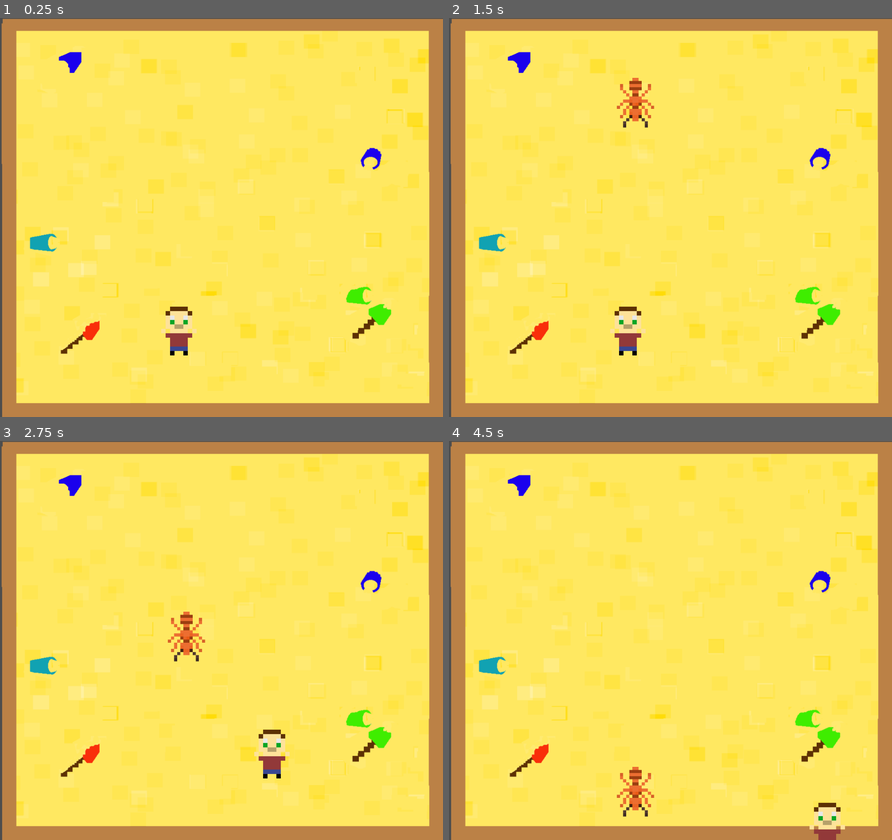
Above: before the commit, frames 1-4 (two rows, left to right).
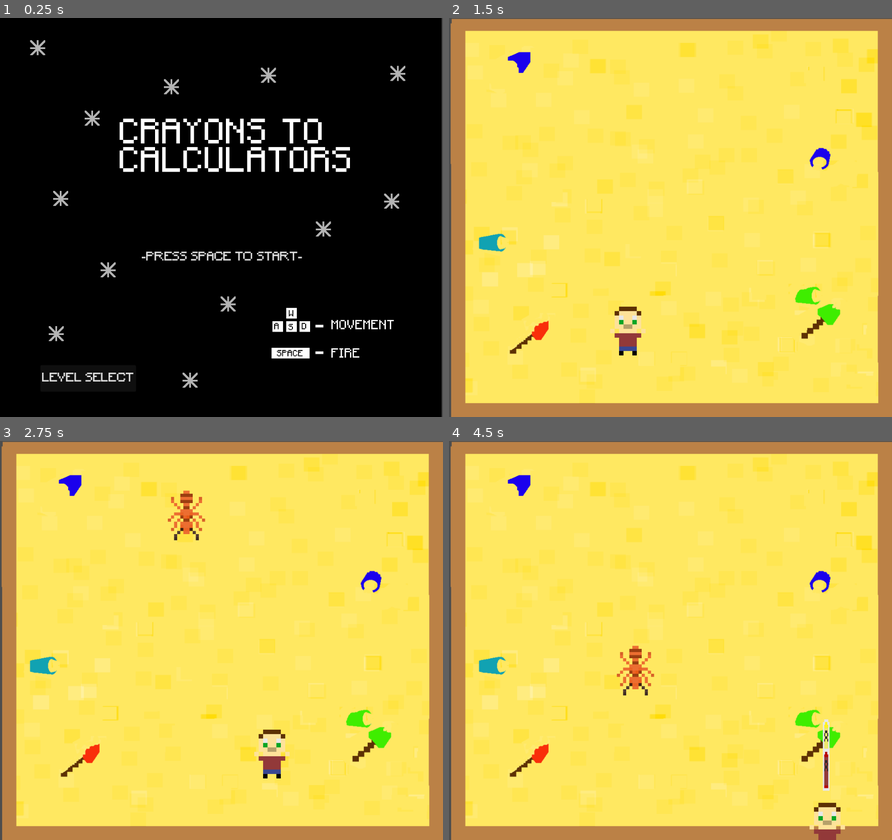
Above: after the commit, the same moments.

Repository: nsriv531/social-rejects-destinking
Game: Godot game, scene res://scenes/main_menu.tscn
Same seed, same stepped clock (60 frames per second), same inputs: the game is played once before the commit and once after it. Before the commit the project starts from res://scenes/world.tscn.
Inputs (mouse positions are in pixels of both pictures, inside the frame that each line leads up to):
- Up to frame 1 (0.25 s): no input
- Up to frame 2 (1.5 s): click (537, 377) at 0.5 s, where only the run after the commit has a clickable "LEVEL SELECT"; click (533, 161) at 1.27 s
- Up to frame 3 (2.75 s): hold Right (right) from 2.03 s (still down); hold Space (shoot) from 2.03 s (still down)
- Up to frame 4 (4.5 s): release Right (right) at 2.78 s; release Space (shoot) at 2.78 s; hold S (down) 2.78-3.53 s; tap Space (shoot) at 2.85, 4.35 s; hold Right (right) 3.53-4.28 s; hold Space (shoot) 3.53-4.28 s; hold W (up) from 4.28 s (still down)

The runs differ from the first frame. In frame 1, 100% of the frame differs, in the area x 0-100%, y 0-100%; in frame 2, 0.4%; in frame 3, 0.9%; in frame 4, 1.2%.
Error before the commit: Parse Error: Assignment is not allowed inside an expression. (res://scripts/world.gd:52)

Commit message:
menu back up and shooting works when errors are commented

Diff:
--- a/project.godot
+++ b/project.godot
@@ -11,7 +11,7 @@
 [application]
 
 config/name="Crayons to Calculators"
-run/main_scene="res://scenes/world.tscn"
+run/main_scene="res://scenes/main_menu.tscn"
 config/features=PackedStringArray("4.1", "Mobile")
 config/icon="res://sprites/icon.svg"
 
--- /dev/null
+++ b/scenes/level_select.tscn
@@ -0,0 +1,79 @@
+[gd_scene load_steps=4 format=3 uid="uid://gytlkk1u2ghw"]
+
+[ext_resource type="Script" path="res://scripts/level_select.gd" id="1_yxgqk"]
+[ext_resource type="Texture2D" uid="uid://cd1o8ypj0xqmc" path="res://sprites/level_select.png" id="2_u3yah"]
+[ext_resource type="FontFile" uid="uid://enutowvvlbei" path="res://sprites/Pixel_font.ttf" id="3_kaet2"]
+
+[node name="level_select" type="Control"]
+layout_mode = 3
+anchors_preset = 15
+anchor_right = 1.0
+anchor_bottom = 1.0
+grow_horizontal = 2
+grow_vertical = 2
+script = ExtResource("1_yxgqk")
+
+[node name="LevelSelect" type="Sprite2D" parent="."]
+z_index = 1
+position = Vector2(501, 450)
+texture = ExtResource("2_u3yah")
+
+[node name="L1" type="Button" parent="."]
+layout_mode = 1
+anchors_preset = -1
+offset_left = 41.0
+offset_top = 223.0
+offset_right = 332.0
+offset_bottom = 419.0
+
+[node name="L2" type="Button" parent="."]
+layout_mode = 1
+anchors_preset = -1
+offset_left = 380.0
+offset_top = 217.0
+offset_right = 615.0
+offset_bottom = 417.0
+
+[node name="L3" type="Button" parent="."]
+layout_mode = 1
+anchors_preset = -1
+offset_left = 690.0
+offset_top = 215.0
+offset_right = 925.0
+offset_bottom = 447.0
+
+[node name="L4" type="Button" parent="."]
+layout_mode = 1
+anchors_preset = -1
+offset_left = 224.0
+offset_top = 470.0
+offset_right = 455.0
+offset_bottom = 681.0
+
+[node name="L5" type="Button" parent="."]
+layout_mode = 1
+anchors_preset = -1
+offset_left = 541.0
+offset_top = 468.0
+offset_right = 780.0
+offset_bottom = 709.0
+
+[node name="back_button" type="Button" parent="."]
+z_index = 2
+layout_mode = 1
+anchors_preset = -1
+offset_left = 324.0
+offset_top = 740.0
+offset_right = 631.0
+offset_bottom = 817.0
+theme_override_fonts/font = ExtResource("3_kaet2")
+theme_override_font_sizes/font_size = 27
+text = "BACK TO MAIN MENU"
+
+[connection signal="pressed" from="L1" to="." method="_on_l_1_pressed"]
+[connection signal="pressed" from="L2" to="." method="_on_l_1_pressed"]
+[connection signal="pressed" from="L3" to="." method="_on_l_1_pressed"]
+[connection signal="pressed" from="L4" to="." method="_on_l_1_pressed"]
+[connection signal="pressed" from="L5" to="." method="_on_l_1_pressed"]
+[connection signal="pressed" from="back_button" to="." method="_on_l_1_pressed"]
+[connection signal="pressed" from="back_button" to="." method="_on_back_button_pressed"]
--- a/scenes/main_menu.tscn
+++ b/scenes/main_menu.tscn
@@ -6,6 +6,20 @@
 
 [sub_resource type="GDScript" id="GDScript_m5yw7"]
 script/source = "extends Control
+
+func _physics_process(_delta):
+	if Input.get_action_strength(\"shoot\"):
+		on_button_press()
+
+func on_button_press():
+	get_tree().change_scene_to_file(\"res://scenes/world.tscn\")
+
+
+
+
+
+func _on_level_select_pressed():
+	get_tree().change_scene_to_file(\"res://scenes/level_select.tscn\")
 "
 
 [node name="main_menu" type="Control"]
@@ -33,3 +47,16 @@
 theme_override_font_sizes/font_size = 27
 text = "-PRESS SPACE TO START-"
 script = ExtResource("3_a4606")
+
+[node name="level_select" type="Button" parent="."]
+layout_mode = 1
+anchors_preset = -1
+offset_left = 91.0
+offset_top = 783.0
+offset_right = 277.0
+offset_bottom = 843.0
+theme_override_fonts/font = ExtResource("2_25gsi")
+theme_override_font_sizes/font_size = 27
+text = "LEVEL SELECT"
+
+[connection signal="pressed" from="level_select" to="." method="_on_level_select_pressed"]
--- /dev/null
+++ b/scripts/level_select.gd
@@ -0,0 +1,20 @@
+extends Control
+
+
+func _on_l_1_pressed():
+	get_tree().change_scene_to_file("res://scenes/world.tscn")
+
+func _on_l_2_pressed():
+	get_tree().change_scene_to_file("res://scenes/.tscn")
+
+func _on_l_3_pressed():
+	get_tree().change_scene_to_file("res://scenes/.tscn")
+
+func _on_l_4_pressed():
+	get_tree().change_scene_to_file("res://scenes/.tscn")
+
+func _on_l_5_pressed():
+	get_tree().change_scene_to_file("res://scenes/.tscn")
+
+func _on_back_button_pressed():
+	get_tree().change_scene_to_file("res://scenes/main_menu.tscn")
--- a/scripts/level_select_menu.gd
+++ /dev/null
@@ -1,29 +0,0 @@
-extends Control
-
-
-
-
-func _on_l_1_pressed():
-	get_tree().change_scene_to_file("res://scenes/L1.tscn")
-
-
-func _on_l_2_pressed():
-	get_tree().change_scene_to_file("res://scenes/L2.tscn")
-
-
-func _on_l_3_pressed():
-	get_tree().change_scene_to_file("res://scenes/L3.tscn")
-
-
-func _on_l_4_pressed():
-	get_tree().change_scene_to_file("res://scenes/L4.tscn")
-
-
-
-
-func _on_l_5_pressed():
-	get_tree().change_scene_to_file("res://scenes/L5.tscn")
-
-
-func _on_back_pressed():
-	get_tree().change_scene_to_file("res://scenes/Start_menu.tscn")
--- a/scripts/menu.gd
+++ /dev/null
@@ -1,12 +0,0 @@
-extends Control
-
-func _physics_process(_delta):
-	if Input.get_action_strength("shoot"):
-		on_button_press()
-
-func on_button_press():
-	get_tree().change_scene_to_file("res://scenes/world.tscn")
-
-
-func _on_level_select_pressed():
-	get_tree().change_scene_to_file("res://scenes/")
--- a/scripts/world.gd
+++ b/scripts/world.gd
@@ -1,6 +1,7 @@
 extends Node2D
 
 var crayon = preload("res://scenes/crayon.tscn")
+
 
 @onready var timer = $Timer
 @onready var marker = $Marker2D
@@ -13,18 +14,20 @@
 	var cactus = cacti.instantiate()
 	cactus.position = marker.position
 	$enemy.add_child(cactus)
+	pass
+
+var counter = 0
 
 func _on_player_spawn_crayon(location):
 	var c = crayon.instantiate()
 	c.global_position = location
 	add_child(c)
 
-
 func _on_wall_right_body_entered(body):
 	if body.is_in_group("Player"):
 		global_position = Vector2(40, 861)
 
-func level_detect():
+'''func level_detect():
 	if get_tree().current_scene.name == "L1":
 		enemies_destroyed(10)
 
@@ -49,19 +52,9 @@
 	return enemy_counter
 
 func level_switch(level):
-	if level = 10 :
+	if level = 10:
 		get_tree().change_scene_to_file("res://scenes/L2.tscn")
-	if level = 15 :
+	if level = 15:
 		get_tree().change_scene_to_file("res://scenes/L3.tscn")
-	if level = 1 :
-		get_tree().change_scene_to_file("res://scenes/L4.tscn")
-
-
-
-
-
-
-func _on_timer_timeout():
-	var cactus = cacti.instantiate()
-	cactus.position = marker.position
-	$enemy.add_child(cactus)
+	if level = 1:
+		get_tree().change_scene_to_file("res://scenes/L4.tscn")'''
Not shown, added: sprites/ai_projectile.png.import
Not shown, added: sprites/genenemy_projectile.png.import
Not shown, added: sprites/oldman_projectile.png.import
Not shown, added: sprites/pen.png.import
Not shown, added: sprites/pencil.png.import
